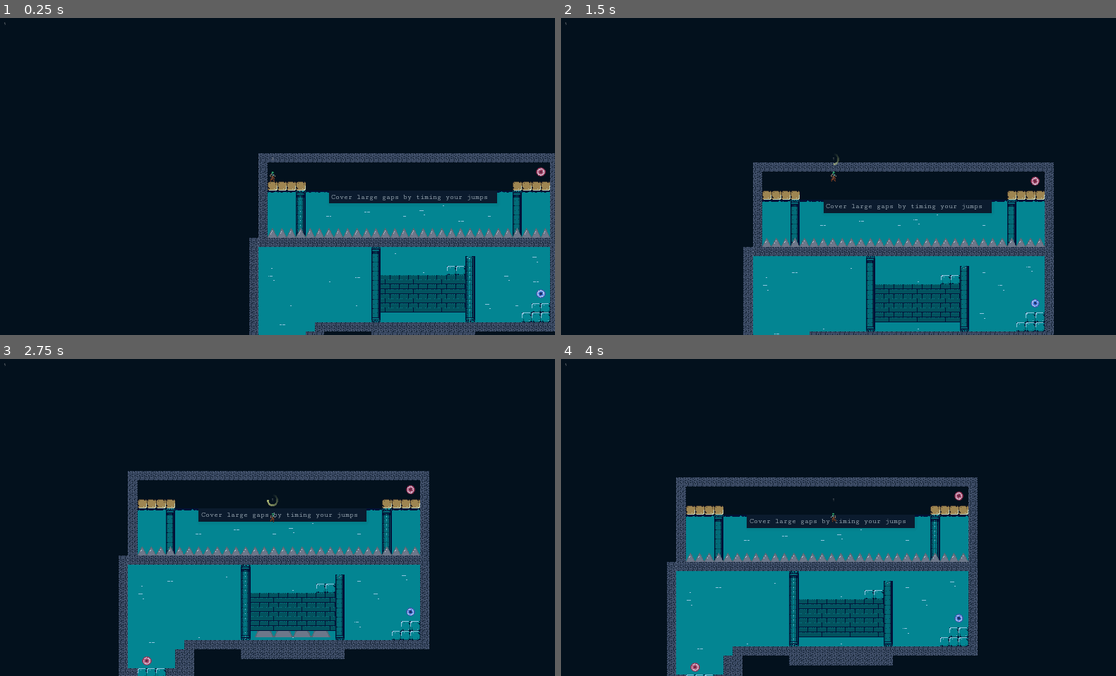
Above: before the commit, frames 1-4 (two rows, left to right).
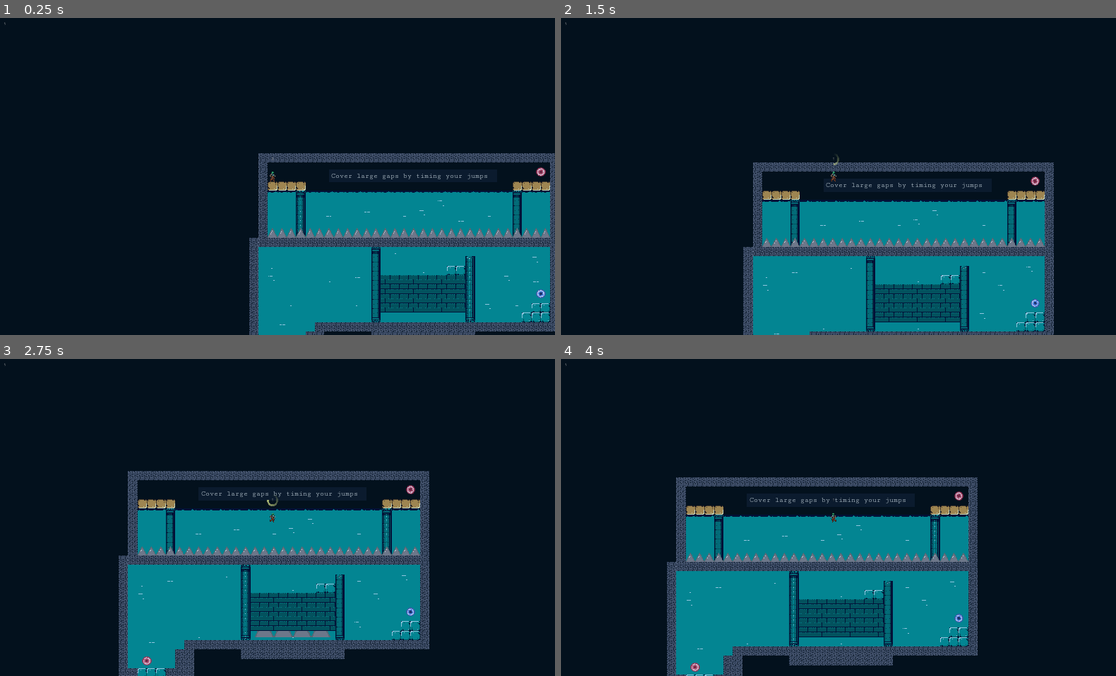
Above: after the commit, the same moments.

Repository: Zafuzi/DiverDash
Game: Godot game, scene res://scenes/level_003.tscn
Same seed, same stepped clock (60 frames per second), same inputs: the game is played once before the commit and once after it. This scene is started directly instead of the project's main scene.
Inputs (mouse positions are in pixels of both pictures, inside the frame that each line leads up to):
- Up to frame 1 (0.25 s): no input
- Up to frame 2 (1.5 s): tap Enter at 0.5 s; move the mouse to (960, 160) at 0.52 s; hold Right (ui_right) 0.53-1.28 s; hold Shift (run) 0.53-1.28 s; click (960, 160) at 0.67 s; tap Space (jump) at 0.77 s; move the mouse to (721, 192) at 1.27 s; hold Down (ui_down) from 1.28 s (still down); click (721, 192) at 1.35 s
- Up to frame 3 (2.75 s): tap Space (jump) at 1.52 s; move the mouse to (327, 447) at 2.02 s; release Down (ui_down) at 2.03 s; hold Right (ui_right) from 2.03 s (still down); hold Shift (run) from 2.03 s (still down)
- Up to frame 4 (4 s): move the mouse to (805, 580) at 2.77 s; release Right (ui_right) at 2.78 s; release Shift (run) at 2.78 s; hold Up (ui_up) 2.78-3.53 s; click (805, 580) at 2.85 s; tap Space (jump) at 3.02, 3.77 s; move the mouse to (1005, 565) at 3.52 s; hold Left (ui_left) from 3.53 s (still down); hold Shift (run) from 3.53 s (still down)

The runs differ from the first frame. In frame 1, 1.2% of the frame differs, in the area x 59-90%, y 49-59%; in frame 2, 1.2%, in the area x 47-78%, y 52-62%; in frame 3, 1.2%; in frame 4, 1.2%.

Commit message:
* moved label on level 3

Diff:
--- a/scenes/level_003.tscn
+++ b/scenes/level_003.tscn
@@ -48,6 +48,8 @@
 [node name="Control" type="Control" parent="."]
 anchor_right = 1.0
 anchor_bottom = 1.0
+margin_top = -72.0
+margin_bottom = -72.0
 theme = ExtResource( 4 )
 __meta__ = {
 "_edit_use_anchors_": false
